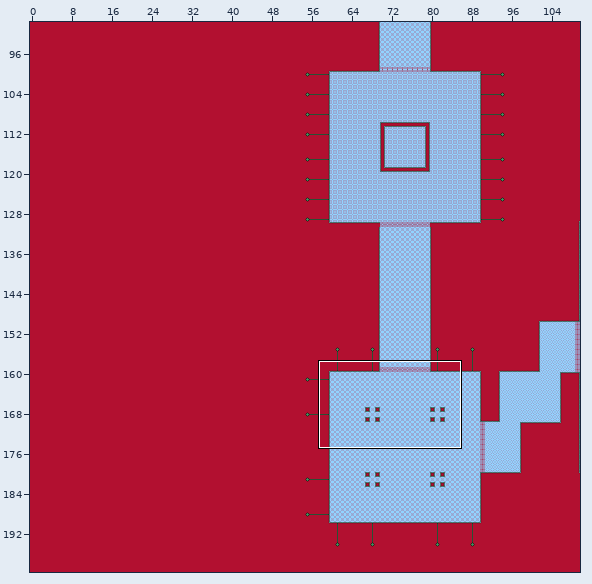
Two states of a Tiled map, Assets/Ready/TileMaps/Level_52.tmx. The first picture is a wide view before the edit; the outline marks the close-up.
Close-up. Before:
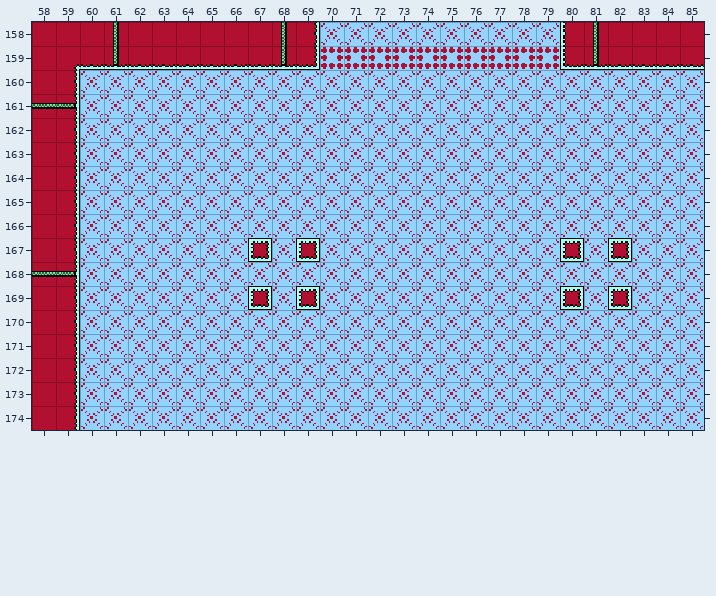
Cells are 16x16 px. Shown: x 58..85, y 158..174. The commit also changed other parts of the map, which this record leaves out.
After:
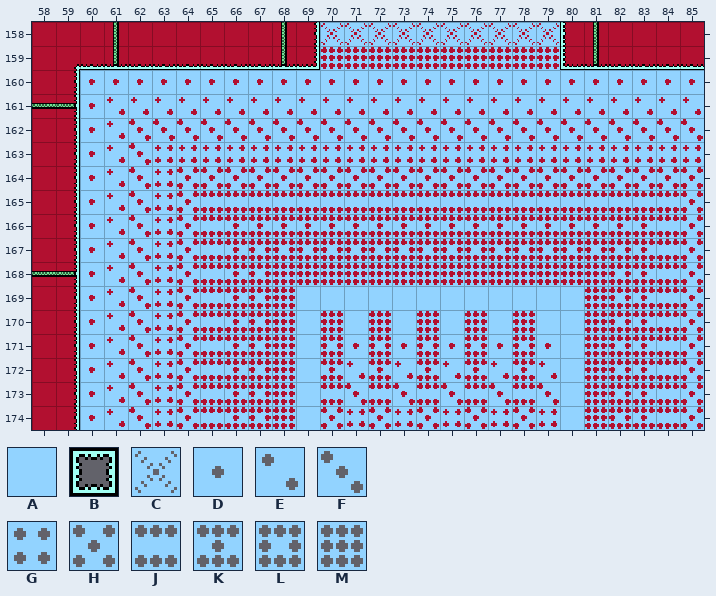
Key: from "5x": A 6, B 56, C 101, D 117, E 118, F 119, G 120, H 121, J 122, K 136, L 137, M 138.
_ is an empty cell, . an unchanged one.
What changed:
--- layer "Floor"
@@ x 60..85 @@
-159 ..........LLLLLLLLLL......
-160 CCCCCCCCCCCCCCCCCCCCCCCCCC
-161 CCCCCCCCCCCCCCCCCCCCCCCCCC
-162 CCCCCCCCCCCCCCCCCCCCCCCCCC
-163 CCCCCCCCCCCCCCCCCCCCCCCCCC
-164 CCCCCCCCCCCCCCCCCCCCCCCCCC
-165 CCCCCCCCCCCCCCCCCCCCCCCCCC
-166 CCCCCCCCCCCCCCCCCCCCCCCCCC
-167 CCCCCCCBCBCCCCCCCCCCBCBCCC
-168 CCCCCCCCCCCCCCCCCCCCCCCCCC
-169 CCCCCCCBCBCCCCCCCCCCBCBCCC
-170 CCCCCCCCCCCCCCCCCCCCCCCCCC
-171 CCCCCCCCCCCCCCCCCCCCCCCCCC
-172 CCCCCCCCCCCCCCCCCCCCCCCCCC
-173 CCCCCCCCCCCCCCCCCCCCCCCCCC
-174 CCCCCCCCCCCCCCCCCCCCCCCCCC
+159 ..........MMMMMMMMMM......
+160 DDDDDDDDDDDDDDDDDDDDDDDDDD
+161 DEEEEEEEEEEEEEEEEEEEEEEEEE
+162 DEFFFFFFFFFFFFFFFFFFFFFFFF
+163 DEFGGGGGGGGGGGGGGGGGGGGGGG
+164 DEFGHHHHHHHHHHHHHHHHHHHHHH
+165 DEFGHJJJJJJJJJJJJJJJJJJJJH
+166 DEFGHJKKKKKKKKKKKKKKKKKKJH
+167 DEFGHJKLLLLLLLLLLLLLLLLKJH
+168 DEFGHJKLMMMMMMMMMMMMMMLKJH
+169 DEFGHJKLMAAAAAAAAAAAAMLKJH
+170 DEFGHJKLMAMAMAMAMAMAAMLKJH
+171 DEFGHJKLMALDLDLDLDLDAMLKJH
+172 DEFGHJKLMAKEKEKEKEKEAMLKJH
+173 DEFGHJKLMAJFJFJFJFJFAMLKJH
+174 DEFGHJKLMAHGHGHGHGHGAMLKJH
